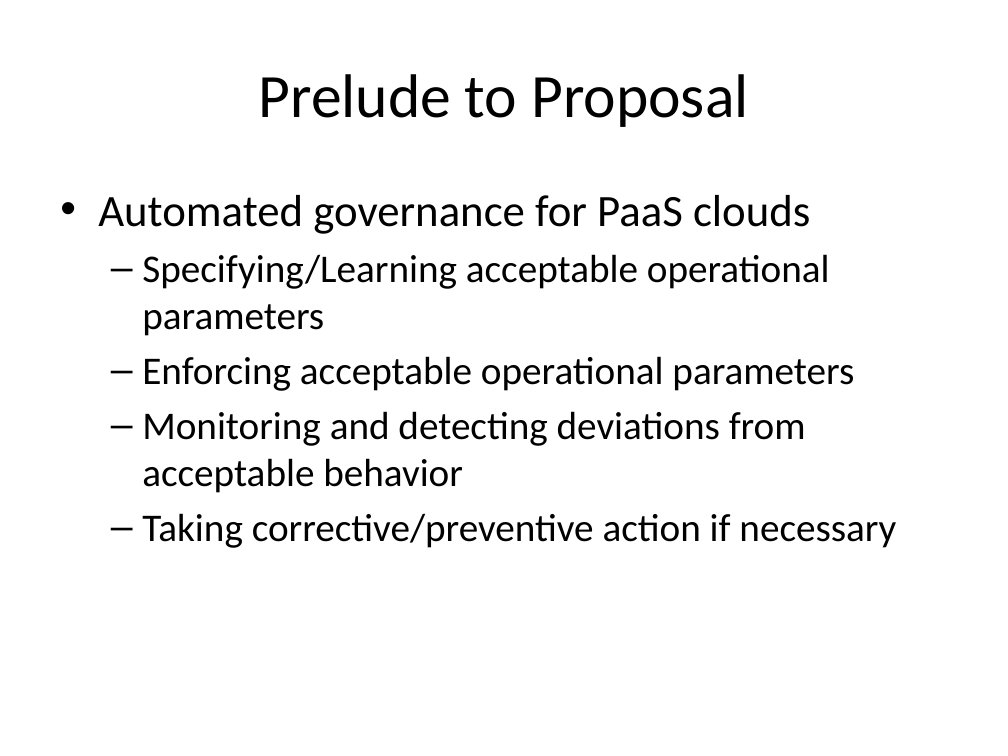
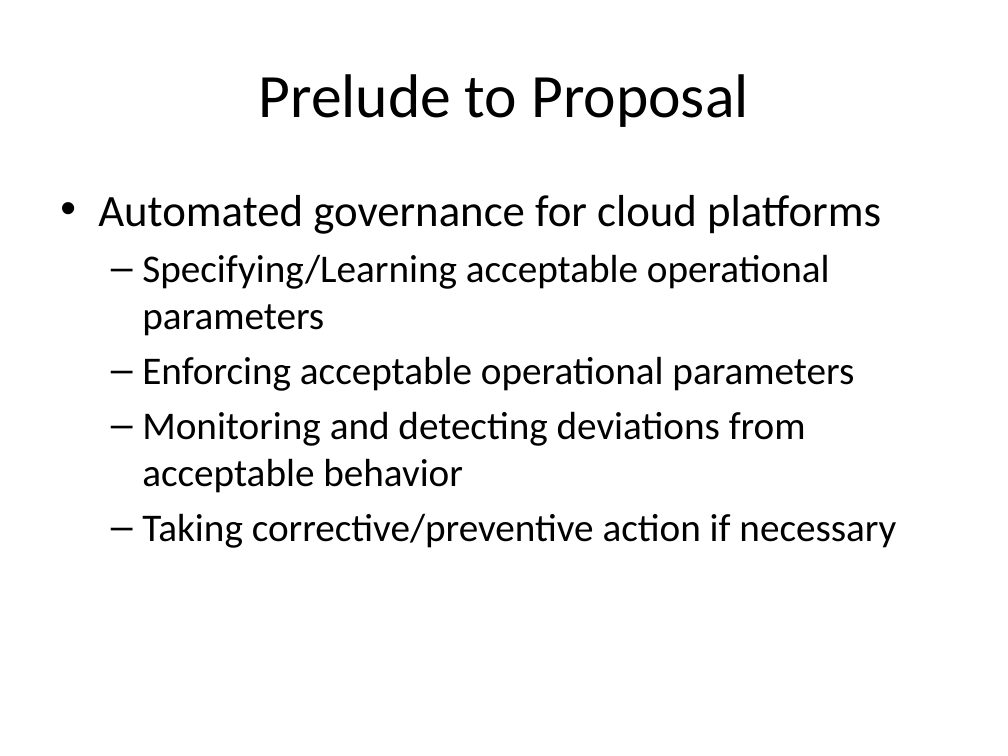
Before and after one commit to Dithn/eager-appscale, a slide deck: slide 13 of Eager/elk-experiment/appserver/system_design.pptx (slide 16 before the commit). Drawn at 1008x756 pixels with LibreOffice and Linux fonts; fonts in the diff are those of the drawing. Boxes give left, top, right and bottom in pixels: in the first picture for what was removed or moved away, otherwise in the second. Text is boxed around its words. In the diff, an @@ line names an element or a change of style, - is before the commit and + after.

Commit message:
Updated thesis proposal slides

```diff
--- a/Eager/elk-experiment/appserver/system_design.pptx
+++ b/Eager/elk-experiment/appserver/system_design.pptx
@@ text at (x1=98, y1=195, x2=881, y2=234): text changed @@
-• Automated governance for PaaS clouds
+• Automated governance for cloud platforms
```
Also in this commit, not shown: 3 other slides changed, 1 slide added.
